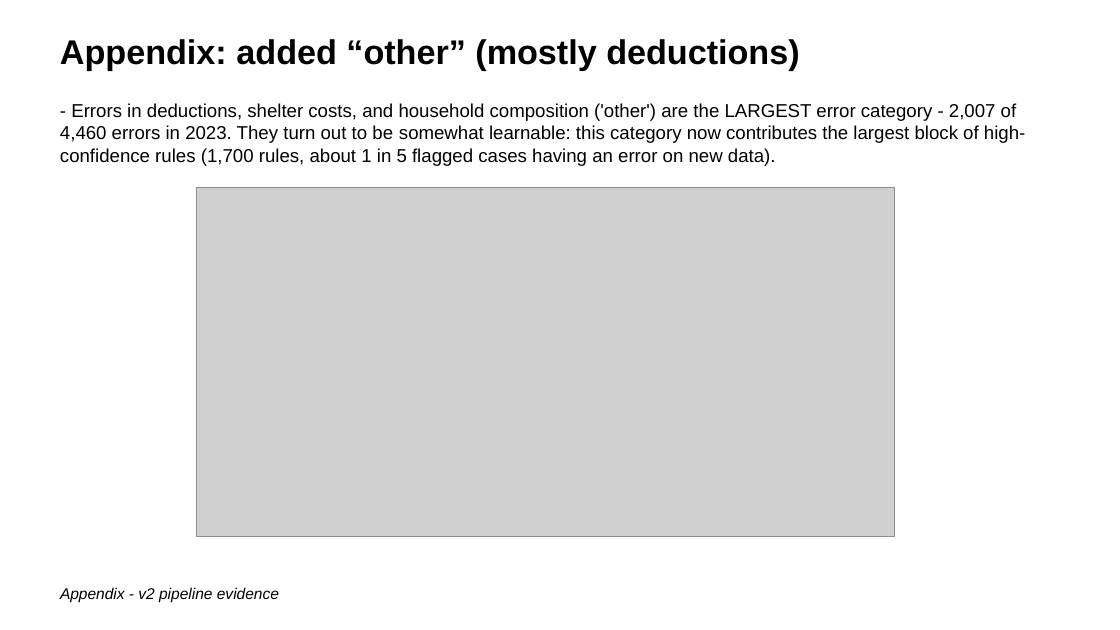
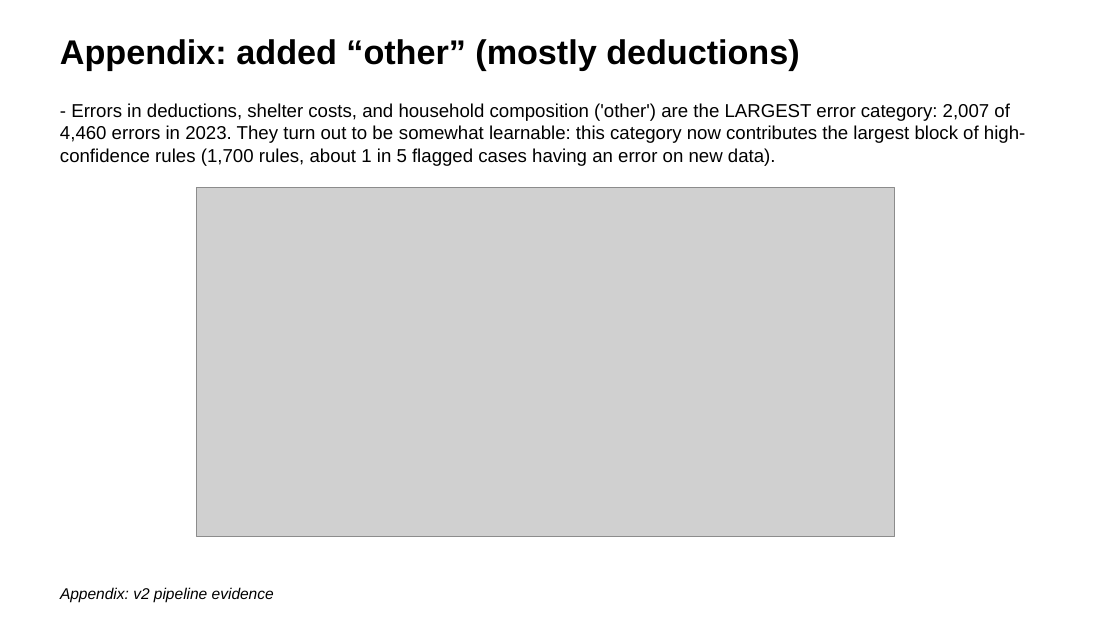
Before and after one commit to giannella/snap_qc, a slide deck: slide 21 of how_to_use_the_snap_qc_inclusion_rules_scripts.pptx. Drawn at 1120x630 pixels with LibreOffice and Linux fonts; fonts in the diff are those of the drawing; grey boxes stand for pictures. Boxes give left, top, right and bottom in pixels: in the first picture for what was removed or moved away, otherwise in the second. Text is boxed around its words. In the diff, an @@ line names an element or a change of style, - is before the commit and + after.

```diff
--- a/how_to_use_the_snap_qc_inclusion_rules_scripts.pptx
+++ b/how_to_use_the_snap_qc_inclusion_rules_scripts.pptx
@@ text at (60,103,1025,166): text changed @@
-- Errors in deductions, shelter costs, and household composition ('other') are the LARGEST error category - 2,007 of 4,460 errors in 2023. They turn out to be somewhat learnable: this category now contributes the largest block of high-confidence rules (1,700 rules, about 1 in 5 flagged cases having an error on new data).
+- Errors in deductions, shelter costs, and household composition ('other') are the LARGEST error category: 2,007 of 4,460 errors in 2023. They turn out to be somewhat learnable: this category now contributes the largest block of high-confidence rules (1,700 rules, about 1 in 5 flagged cases having an error on new data).
@@ text at (60,587,274,603): text changed @@
-Appendix - v2 pipeline evidence
+Appendix: v2 pipeline evidence
```
Also in this commit, not shown: 14 other slides changed, 3 other files.
